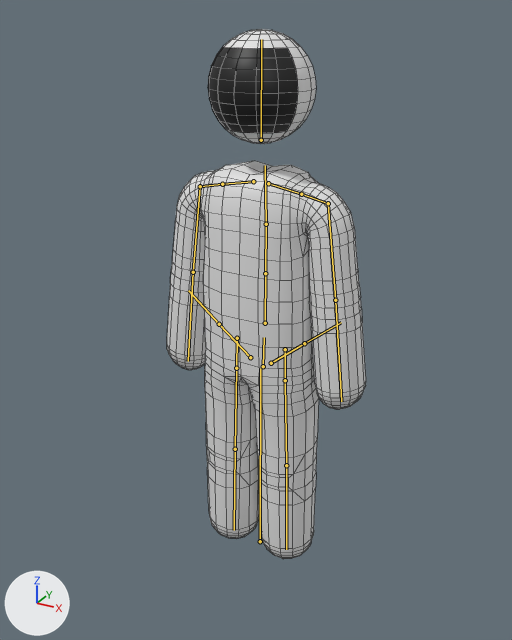
The FBX model Assets/Models/NPCs/NPC_Base_Rigged.fbx: old version first, new version second.
Rendered twice from a 50 mm camera at (1.027, -1.9, 1.877) aimed at (-0.007, -0.021, 0.937). The axes (+X, +Y, +Z) are drawn at lower left. The lights are the same throughout. The older version comes first. The bones that change, and the others that lie on the model, are drawn over the model as lines. Mesh edges are drawn as thin lines.

Names of what the first picture shows: 'John_Meccha', 'John_Meccha_face'.
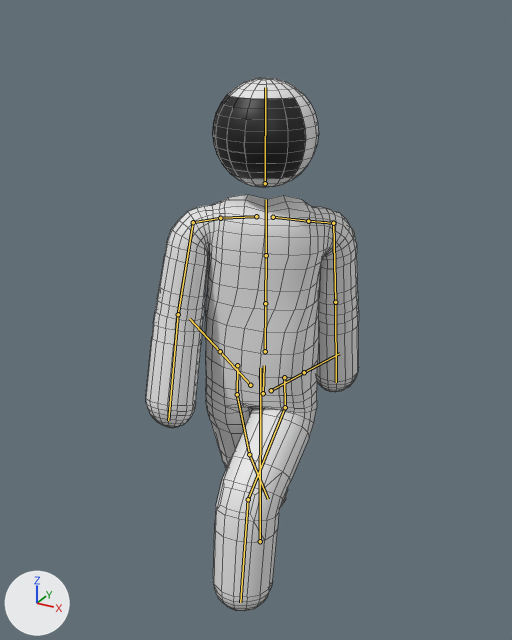
The newer file adds an action. The first version stands in its rest pose; the second is drawn at frame 34 of the action 'walk'.

What the commit changed:
Bone 'pelvis' (bone_pelvis) moves from (0.0, 0.0, 0.0) to (0.0, -0.106, -0.01).
Bone 'upper_leg.L' (bone_upper_leg_l) turns from (0, 0, 0) to (-55, -2, 0) degrees about its own x, y and z.
Bone 'lower_leg.L' (bone_lower_leg_l) turns from (0, 0, 0) to (44, 1, 1) degrees about its own x, y and z.
Bone 'spine2' (bone_spine2) turns from (0, 0, 0) to (0, 21, 0) degrees about its own x, y and z.
Bone 'head' (bone_head) moves from (0.0, 0.0, 0.0) to (0.0, -0.024, 0.0).
Bone 'head' (bone_head) turns from (0, 0, 0) to (0, -16, 0) degrees about its own x, y and z.
Bone 'clavicle.L' (bone_clavicle_l) turns from (0, 0, 0) to (1, 0, 14) degrees about its own x, y and z.
Bone 'sholder.L' (bone_sholder_l) turns from (0, 0, 0) to (-1, 0, 12) degrees about its own x, y and z.
Bone 'upper_arm.L' (bone_upper_arm_l) turns from (0, 0, 0) to (-1, 1, 4) degrees about its own x, y and z.
Bone 'clavicle.R' (bone_clavicle_r) turns from (0, 0, 0) to (6, 0, 1) degrees about its own x, y and z.
Bone 'sholder.R' (bone_sholder_r) turns from (0, 0, 0) to (-1, 0, 15) degrees about its own x, y and z.
Bone 'upper_arm.R' (bone_upper_arm_r) turns from (0, 0, 0) to (-1, -11, 6) degrees about its own x, y and z.
Bone 'lower_arm.R' (bone_lower_arm_r) turns from (0, 0, 0) to (8, 0, 0) degrees about its own x, y and z.
Bone 'upper_leg.R' (bone_upper_leg_r) turns from (0, 0, 0) to (18, -1, 0) degrees about its own x, y and z.
Bone 'lower_leg.R' (bone_lower_leg_r) turns from (0, 0, 0) to (9, 0, 0) degrees about its own x, y and z.

Where the change shows, as pixel boxes (x1, y1, x2, y2) in the pictures (512 x 640 px):
'John_Meccha', posed (7% wider)
    before: (167, 29, 366, 559)
    after: (146, 78, 359, 611)
'John_Meccha_face', posed
    before: (208, 47, 298, 133)
    after: (212, 95, 306, 179)
bone 'pelvis', root to tip
    before: (263, 366) to (264, 337)
    after: (263, 393) to (264, 365)
bone 'upper_leg.L', root to tip
    before: (285, 380) to (286, 465)
    after: (285, 407) to (248, 499)
bone 'lower_leg.L', root to tip
    before: (286, 465) to (286, 549)
    after: (248, 499) to (240, 602)
bone 'spine2', root to tip
    before: (265, 273) to (266, 224)
    after: (265, 303) to (266, 255)
bone 'head', root to tip
    before: (261, 140) to (261, 39)
    after: (265, 183) to (265, 87)
bone 'clavicle.L', root to tip
    before: (268, 183) to (301, 194)
    after: (273, 217) to (308, 221)
bone 'sholder.L', root to tip
    before: (301, 194) to (328, 203)
    after: (308, 221) to (333, 223)
bone 'upper_arm.L', root to tip
    before: (328, 203) to (335, 300)
    after: (333, 223) to (335, 302)
bone 'clavicle.R', root to tip
    before: (253, 181) to (222, 184)
    after: (256, 216) to (220, 218)
bone 'sholder.R', root to tip
    before: (222, 184) to (200, 186)
    after: (220, 218) to (193, 222)
bone 'upper_arm.R', root to tip
    before: (200, 186) to (193, 272)
    after: (193, 222) to (178, 314)
bone 'lower_arm.R', root to tip
    before: (193, 272) to (188, 361)
    after: (178, 314) to (168, 420)
bone 'upper_leg.R', root to tip
    before: (236, 368) to (235, 449)
    after: (237, 394) to (249, 454)
bone 'lower_leg.R', root to tip
    before: (235, 449) to (234, 530)
    after: (249, 454) to (268, 499)
